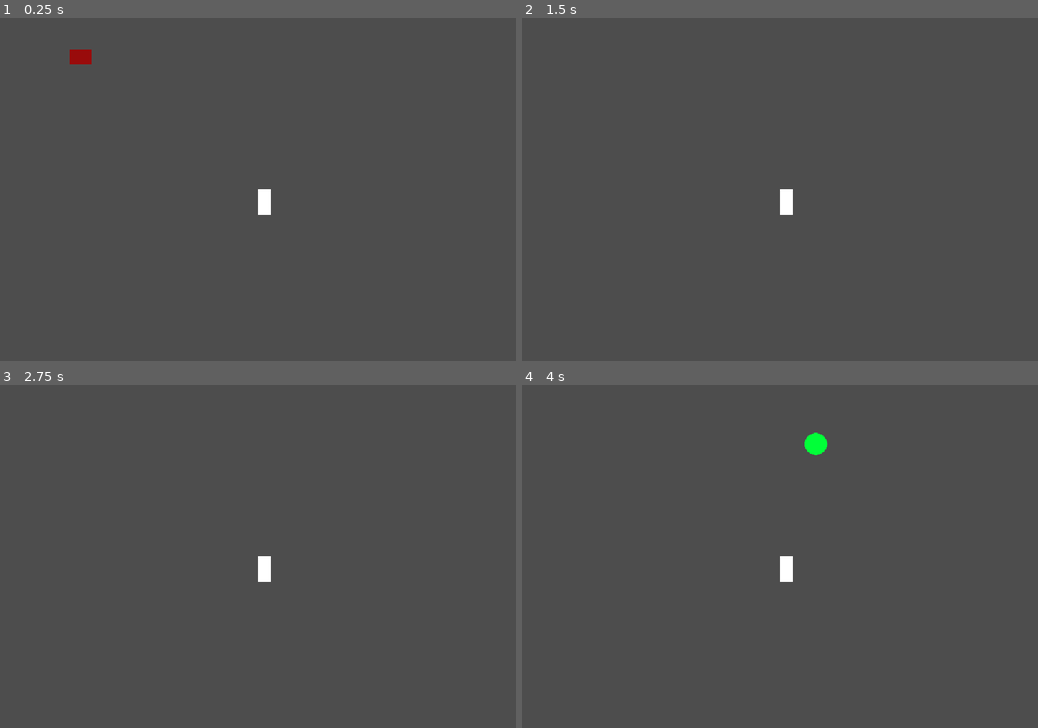
Above: before the commit, frames 1-4 (two rows, left to right).
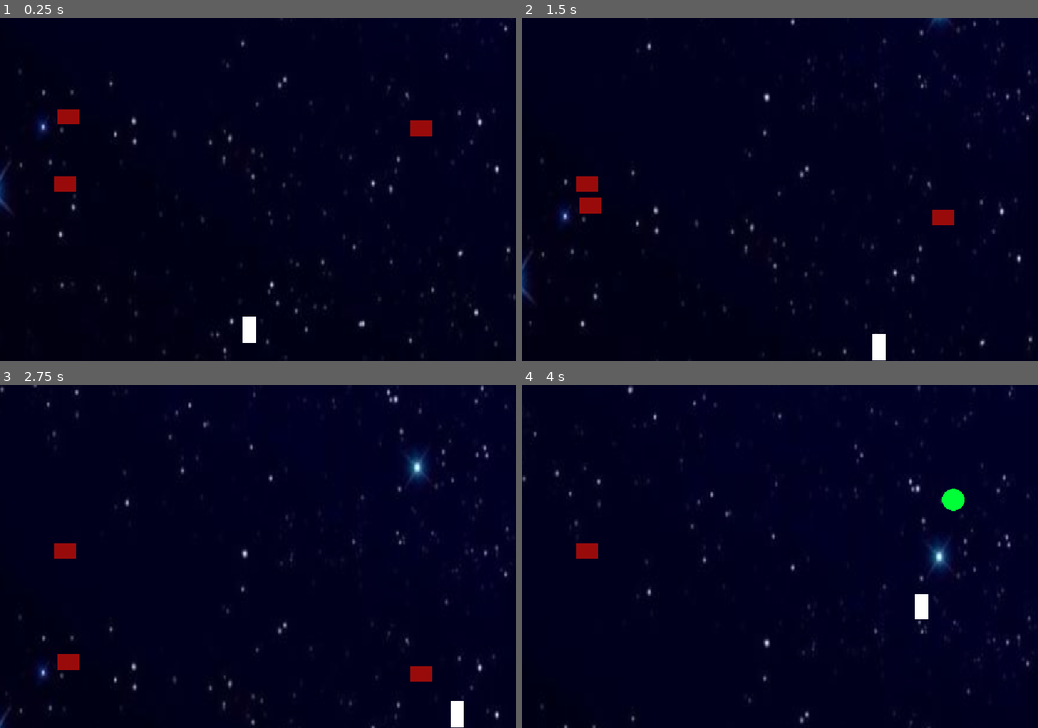
Above: after the commit, the same moments.

Repository: PiaBO/20GamesChallengeGodot
Game: Godot game, scene res://menus/game.tscn
Same seed, same stepped clock (60 frames per second), same inputs: the game is played once before the commit and once after it. This scene is started directly instead of the project's main scene.
Inputs:
- Up to frame 1 (0.25 s): no input
- Up to frame 2 (1.5 s): tap Enter (ui_accept) at 0.5, 0.77 s; hold Right (ui_right) 0.53-1.28 s; hold Down (ui_down) from 1.28 s (still down)
- Up to frame 3 (2.75 s): tap Enter (ui_accept) at 1.52 s; release Down (ui_down) at 2.03 s; hold Right (ui_right) from 2.03 s (still down)
- Up to frame 4 (4 s): release Right (ui_right) at 2.78 s; hold Up (ui_up) 2.78-3.53 s; tap Enter (ui_accept) at 3.02, 3.77 s; hold Left (ui_left) from 3.53 s (still down)

The runs differ from the first frame. In frame 1, 100% of the frame differs, in the area x 0-100%, y 0-100%; in frame 2, 100%; in frame 3, 100%; in frame 4, 100%.

Commit message:
movimiento fondo y base de niveles

Diff:
--- a/3/river-raid/autoload/game_manager.gd
+++ b/3/river-raid/autoload/game_manager.gd
@@ -19,7 +19,6 @@
 # --- VARIABLES DEL JUEGO  ---
 var window_length : int
 var window_height : int
-
 
 
 func _ready() -> void:
--- a/3/river-raid/enemigo/enemigo.tscn
+++ b/3/river-raid/enemigo/enemigo.tscn
@@ -4,6 +4,8 @@
 size = Vector2(48, 33)
 
 [node name="Enemigo" type="StaticBody2D" unique_id=1580437209 groups=["Enemigos"]]
+collision_layer = 4
+collision_mask = 3
 
 [node name="ColorRect" type="ColorRect" parent="." unique_id=1190838411]
 offset_right = 40.0
--- a/3/river-raid/jugador/bala.gd
+++ b/3/river-raid/jugador/bala.gd
@@ -3,8 +3,8 @@
 
 func _on_body_entered(body: Node) -> void:
 	if body.is_in_group("Enemigos"):
-		queue_free()
 		body.queue_free()
+	queue_free()
 
 
 func _on_visible_on_screen_notifier_2d_screen_exited() -> void:
--- a/3/river-raid/jugador/bala.tscn
+++ b/3/river-raid/jugador/bala.tscn
@@ -7,6 +7,8 @@
 radius = 22.090721
 
 [node name="bala" type="RigidBody2D" unique_id=792972476]
+collision_layer = 2
+collision_mask = 12
 gravity_scale = 0.0
 contact_monitor = true
 max_contacts_reported = 4
--- a/3/river-raid/jugador/jugador.tscn
+++ b/3/river-raid/jugador/jugador.tscn
@@ -6,6 +6,7 @@
 size = Vector2(28, 55)
 
 [node name="jugador" type="CharacterBody2D" unique_id=888636717]
+collision_mask = 12
 script = ExtResource("1_y3xgi")
 
 [node name="ColorRect" type="ColorRect" parent="." unique_id=1441339386]
--- a/3/river-raid/menus/game.gd
+++ b/3/river-raid/menus/game.gd
@@ -1,9 +1,15 @@
 extends Node2D
+
+@export var niveles : Array[PackedScene]
+@onready var nodoNivel := $NivelActual/Mapa
+var numNivel := 0
 
 func _ready() -> void:
 	# Si hay datos cargados, aplícalos aquí
 	if GameManager.player_data.has("player_pos"):
 		print("Posición cargada: ", GameManager.player_data["player_pos"])
+
+	nodoNivel.add_child(niveles[numNivel].instantiate())
 
 func _input(event: InputEvent) -> void:
 	# Guardar con F5
--- a/3/river-raid/menus/game.tscn
+++ b/3/river-raid/menus/game.tscn
@@ -2,20 +2,55 @@
 
 [ext_resource type="Script" uid="uid://cgmjn6oaffg5a" path="res://menus/game.gd" id="1_04dmk"]
 [ext_resource type="PackedScene" uid="uid://7b10x8cc4iea" path="res://menus/pause_menu.tscn" id="2_gkr7p"]
+[ext_resource type="PackedScene" uid="uid://b83lty3cnqth4" path="res://niveles/nivel_1.tscn" id="2_he40h"]
 [ext_resource type="PackedScene" uid="uid://58l173mrqoqc" path="res://jugador/jugador.tscn" id="3_cdppe"]
 [ext_resource type="PackedScene" uid="uid://wba1l3c1ini2" path="res://enemigo/enemigo.tscn" id="4_he40h"]
-[ext_resource type="Script" uid="uid://c8m03rmcps1vn" path="res://jugador/camera_2d.gd" id="4_mnw11"]
+
+[sub_resource type="RectangleShape2D" id="RectangleShape2D_he40h"]
+size = Vector2(1090, 20)
+
+[sub_resource type="RectangleShape2D" id="RectangleShape2D_mnw11"]
+size = Vector2(16, 748)
+
+[sub_resource type="RectangleShape2D" id="RectangleShape2D_3crkx"]
+size = Vector2(1080, 15.5)
+
+[sub_resource type="RectangleShape2D" id="RectangleShape2D_17y0l"]
+size = Vector2(12, 739)
 
 [node name="Game" type="Node2D" unique_id=333769787]
 script = ExtResource("1_04dmk")
+niveles = Array[PackedScene]([ExtResource("2_he40h")])
+
+[node name="NivelActual" type="Node2D" parent="." unique_id=731285803]
+
+[node name="Mapa" type="Node2D" parent="NivelActual" unique_id=451157331]
+
+[node name="limites" type="StaticBody2D" parent="NivelActual" unique_id=270950332]
+scale = Vector2(0.99999994, 1)
+collision_layer = 8
+
+[node name="CollisionShape2D" type="CollisionShape2D" parent="NivelActual/limites" unique_id=325444698]
+position = Vector2(535, 0)
+shape = SubResource("RectangleShape2D_he40h")
+
+[node name="CollisionShape2D2" type="CollisionShape2D" parent="NivelActual/limites" unique_id=1630465670]
+position = Vector2(-2, 364)
+shape = SubResource("RectangleShape2D_mnw11")
+
+[node name="CollisionShape2D3" type="CollisionShape2D" parent="NivelActual/limites" unique_id=1465176738]
+position = Vector2(539, 727)
+shape = SubResource("RectangleShape2D_3crkx")
+
+[node name="CollisionShape2D4" type="CollisionShape2D" parent="NivelActual/limites" unique_id=1540907626]
+position = Vector2(1082, 362.5)
+shape = SubResource("RectangleShape2D_17y0l")
 
 [node name="PauseMenu" parent="." unique_id=1793250673 instance=ExtResource("2_gkr7p")]
+visible = false
 
 [node name="jugador" parent="." unique_id=888636717 instance=ExtResource("3_cdppe")]
 position = Vector2(508, 627)
 
-[node name="Camera2D" type="Camera2D" parent="jugador" unique_id=879734517]
-script = ExtResource("4_mnw11")
-
 [node name="Enemigo" parent="." unique_id=1580437209 instance=ExtResource("4_he40h")]
 position = Vector2(114, 332)
--- a/3/river-raid/niveles/nivel_1.tscn
+++ b/3/river-raid/niveles/nivel_1.tscn
@@ -1,10 +1,12 @@
 [gd_scene format=3 uid="uid://b83lty3cnqth4"]
 
-[ext_resource type="Texture2D" uid="uid://lxas6ufh73br" path="res://niveles/img/fondo.jpg" id="1_d4ujm"]
+[ext_resource type="PackedScene" uid="uid://cvaai6olfrabv" path="res://niveles/nivel_base.tscn" id="1_d4ujm"]
+[ext_resource type="PackedScene" uid="uid://wba1l3c1ini2" path="res://enemigo/enemigo.tscn" id="2_w6qyd"]
 
-[node name="nivel1" type="Node2D" unique_id=437402803]
+[node name="NivelBase" unique_id=1526597633 instance=ExtResource("1_d4ujm")]
 
-[node name="fondo" type="Sprite2D" parent="." unique_id=1482676681]
-position = Vector2(518.00006, -1086)
-scale = Vector2(2.45889, 3.8193755)
-texture = ExtResource("1_d4ujm")
+[node name="Enemigo" parent="." index="2" unique_id=1580437209 instance=ExtResource("2_w6qyd")]
+position = Vector2(121, 153)
+
+[node name="Enemigo2" parent="." index="3" unique_id=1992842712 instance=ExtResource("2_w6qyd")]
+position = Vector2(860, 178)
--- /dev/null
+++ b/3/river-raid/niveles/nivel_base.gd
@@ -0,0 +1,9 @@
+extends Node2D
+class_name NivelBase
+
+@export var velocidad_scroll : float = 150.0
+signal nivel_completado()
+
+func _physics_process(delta: float) -> void:
+	# Mueve todo el nivel hacia abajo
+	position.y += velocidad_scroll * delta
--- /dev/null
+++ b/3/river-raid/niveles/nivel_base.tscn
@@ -0,0 +1,12 @@
+[gd_scene format=3 uid="uid://cvaai6olfrabv"]
+
+[ext_resource type="Texture2D" uid="uid://lxas6ufh73br" path="res://niveles/img/fondo.jpg" id="1_1lcfh"]
+[ext_resource type="Script" uid="uid://bvxh2bltaqf5y" path="res://niveles/nivel_base.gd" id="1_gjx6g"]
+
+[node name="NivelBase" type="Node2D" unique_id=1526597633]
+script = ExtResource("1_gjx6g")
+
+[node name="fondo" type="Sprite2D" parent="." unique_id=243893948]
+position = Vector2(518.00006, -1086)
+scale = Vector2(2.45889, 3.8193755)
+texture = ExtResource("1_1lcfh")
--- a/3/river-raid/project.godot
+++ b/3/river-raid/project.godot
@@ -12,7 +12,7 @@
 
 config/name="RiverRaid"
 run/main_scene="uid://7b10x8cc4iea"
-config/features=PackedStringArray("4.7", "Forward Plus")
+config/features=PackedStringArray("4.6", "Forward Plus")
 config/icon="res://icon.svg"
 
 [autoload]
@@ -25,6 +25,13 @@
 window/size/viewport_height=720
 window/stretch/mode="canvas_items"
 
+[layer_names]
+
+2d_physics/layer_1="jugador"
+2d_physics/layer_2="balas"
+2d_physics/layer_3="enemigos"
+2d_physics/layer_4="paredes"
+
 [physics]
 
 3d/physics_engine="Jolt Physics"
Not shown, added: 3/river-raid/niveles/nivel_base.gd.uid
